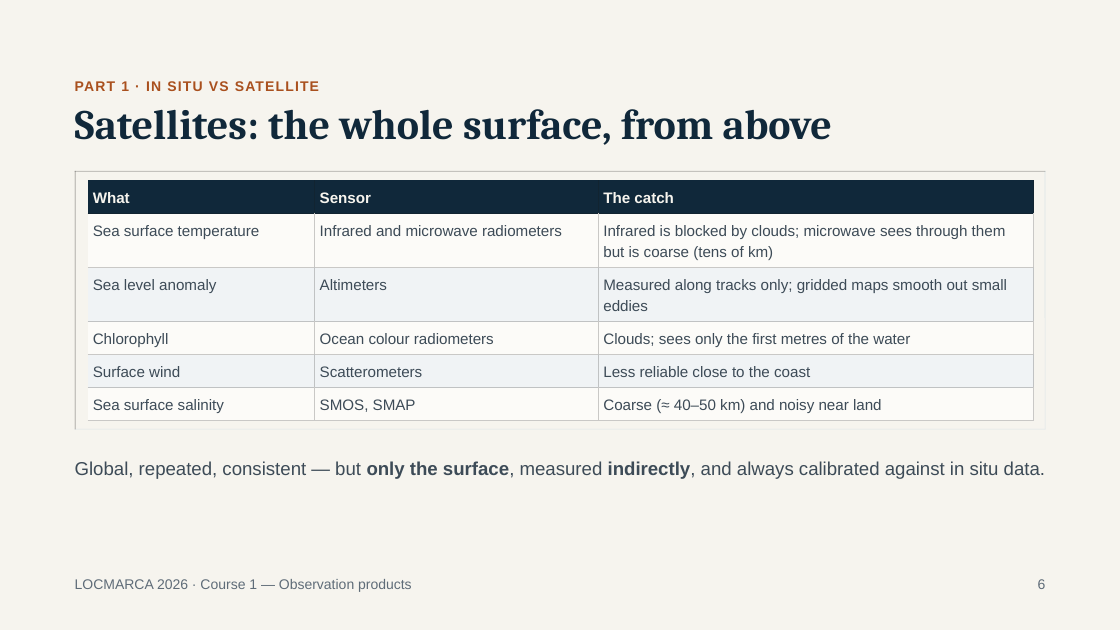
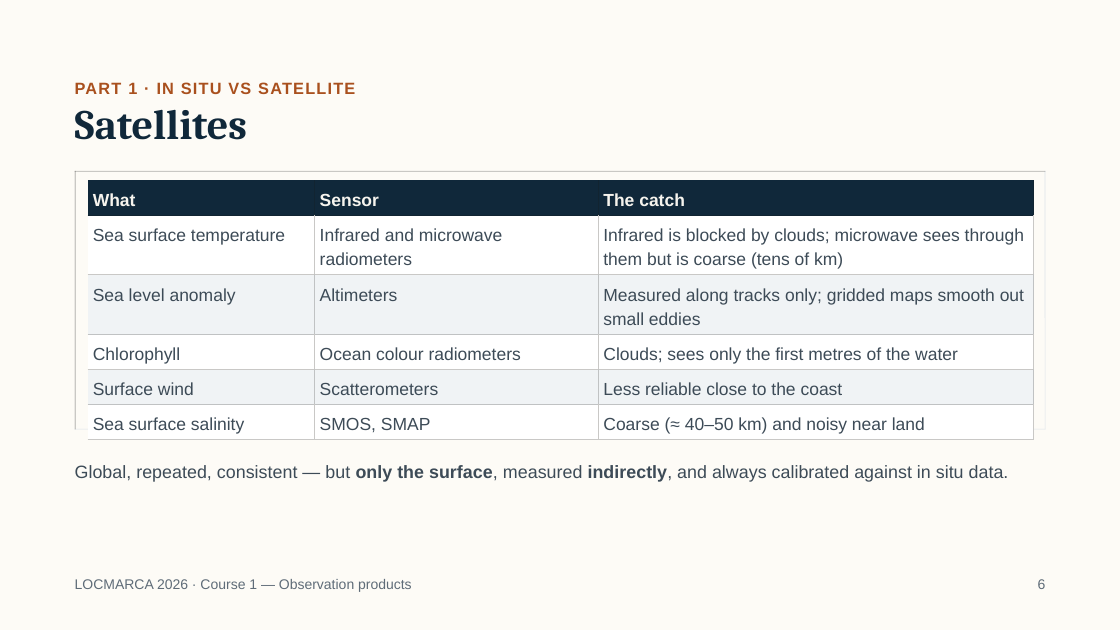
Before and after one commit to gcambon/script-locmarca, a slide deck: slide 7 of Courses/01_course_observation_products.pptx (slide 6 before the commit). Drawn at 1120x630 pixels with LibreOffice and Linux fonts; fonts in the diff are those of the drawing. Boxes give left, top, right and bottom in pixels: in the first picture for what was removed or moved away, otherwise in the second. Text is boxed around its words. In the diff, an @@ line names an element or a change of style, - is before the commit and + after.

```diff
--- a/Courses/01_course_observation_products.pptx
+++ b/Courses/01_course_observation_products.pptx
@@ background #F6F4EE to #FDFBF6 @@
@@ text "PART 1 · IN SITU ..." at box(75, 82, 355, 94): size 12 to 14 pt; line spacing 16.8pt to 19.6pt @@
@@ title at box(75, 109, 247, 140): text changed @@
-Satellites: the whole surface, from above
+Satellites
@@ table at box(87, 180, 1033, 438) @@
@@ fill #FCFBF8 to #FFFFFF in 9 cells @@
@@ size 13 to 15 pt @@
@@ line spacing 18.2pt to 21pt @@
@@ text "Global, repeated, consistent — but ..." at box(75, 465, 1009, 482): size 16 to 15.3 pt; line spacing 22.4pt to 25.2pt @@
```
Also in this commit, not shown: 19 other slides changed, 5 slides added, 1 slide removed, 3 other files.
